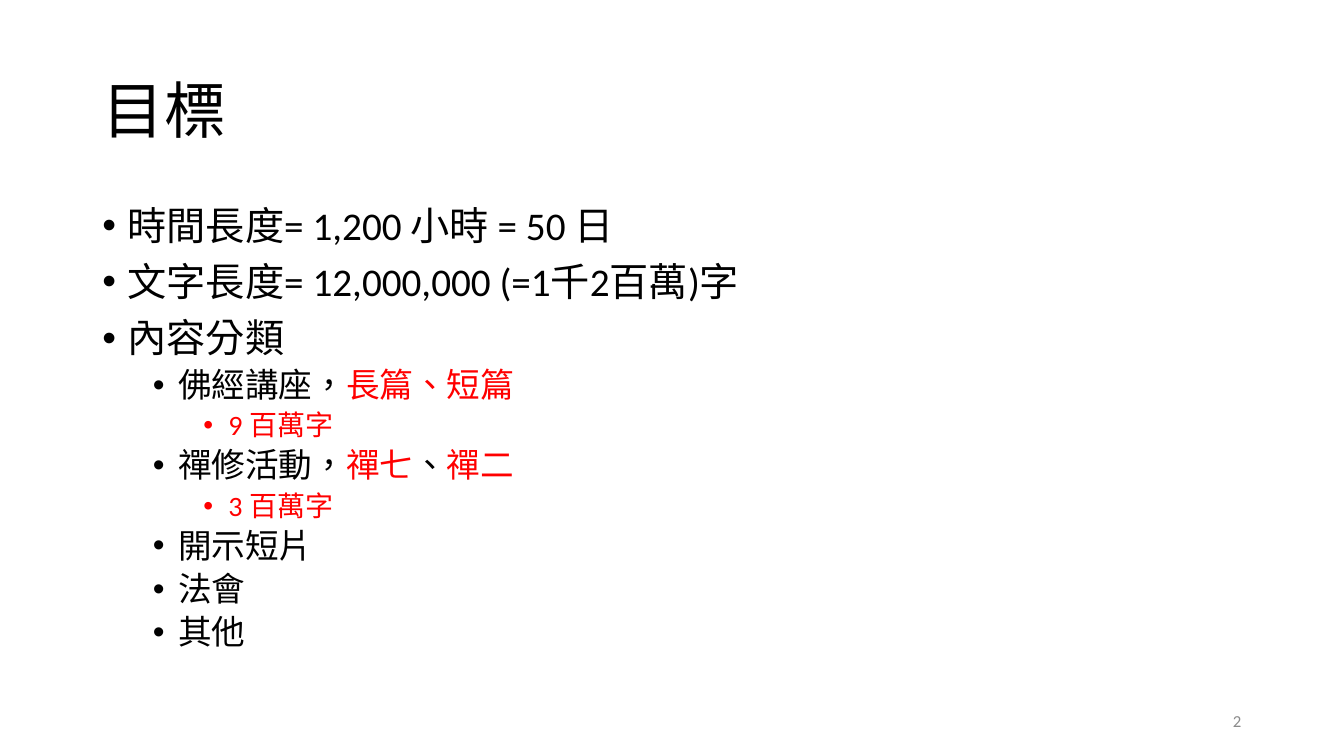
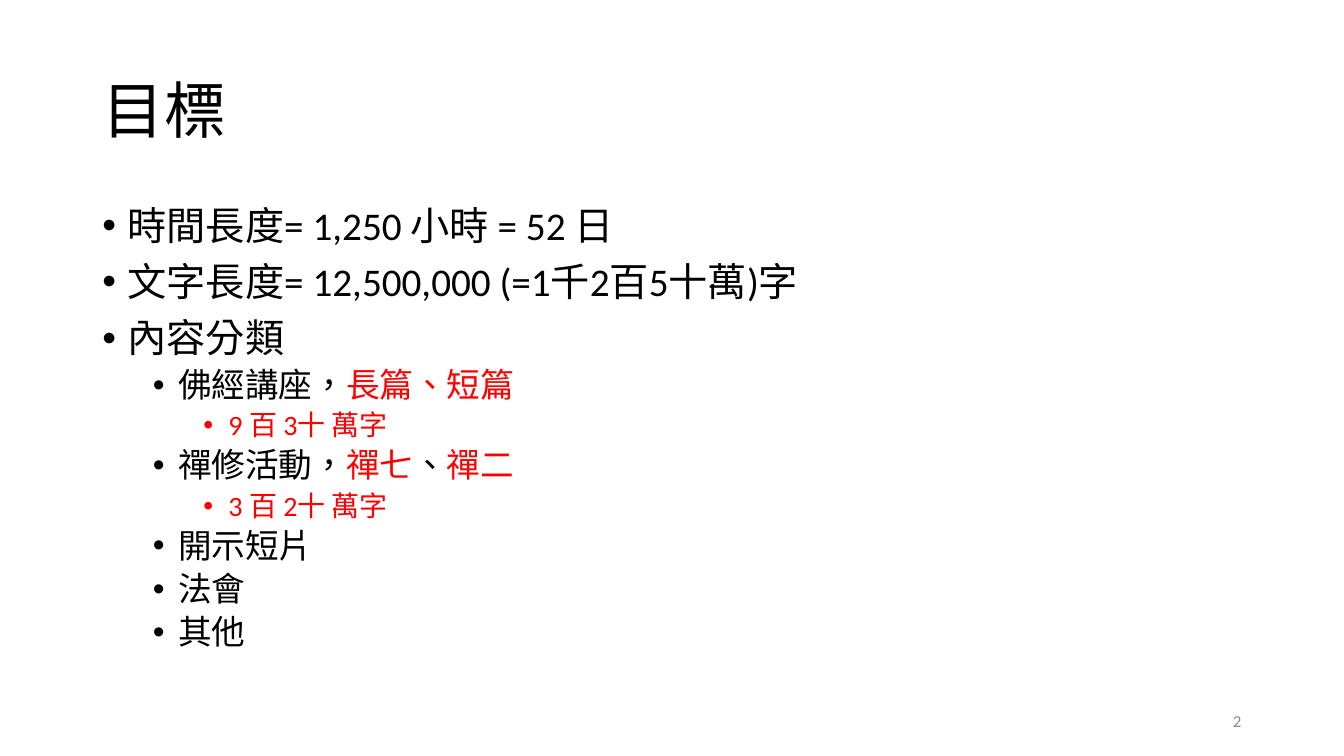
Before and after one commit to renyuanL/GuyanTrans2023, a slide deck: slide 2 of 古嚴寺影音逐字稿.pptx. Drawn at 1344x756 pixels with LibreOffice and Linux fonts; fonts in the diff are those of the drawing. Boxes give left, top, right and bottom in pixels: in the first picture for what was removed or moved away, otherwise in the second. Text is boxed around its words. In the diff, an @@ line names an element or a change of style, - is before the commit and + after.

```diff
--- a/古嚴寺影音逐字稿.pptx
+++ b/古嚴寺影音逐字稿.pptx
@@ text at <box>128,207,799,302</box>: text changed @@
-• 時間長度= 1,200 小時 = 50 日
-• 文字長度= 12,000,000 (=1千2百萬)字
+• 時間長度= 1,250 小時 = 52 日
+• 文字長度= 12,500,000 (=1千2百5十萬)字
@@ text at <box>228,411,388,438</box>: text changed @@
-    • 9 百萬字
+    • 9 百 3十 萬字
@@ text at <box>228,492,388,519</box>: text changed @@
-    • 3 百萬字
+    • 3 百 2十 萬字
```
Also in this commit, not shown: 2 other slides changed, 30 other files.
